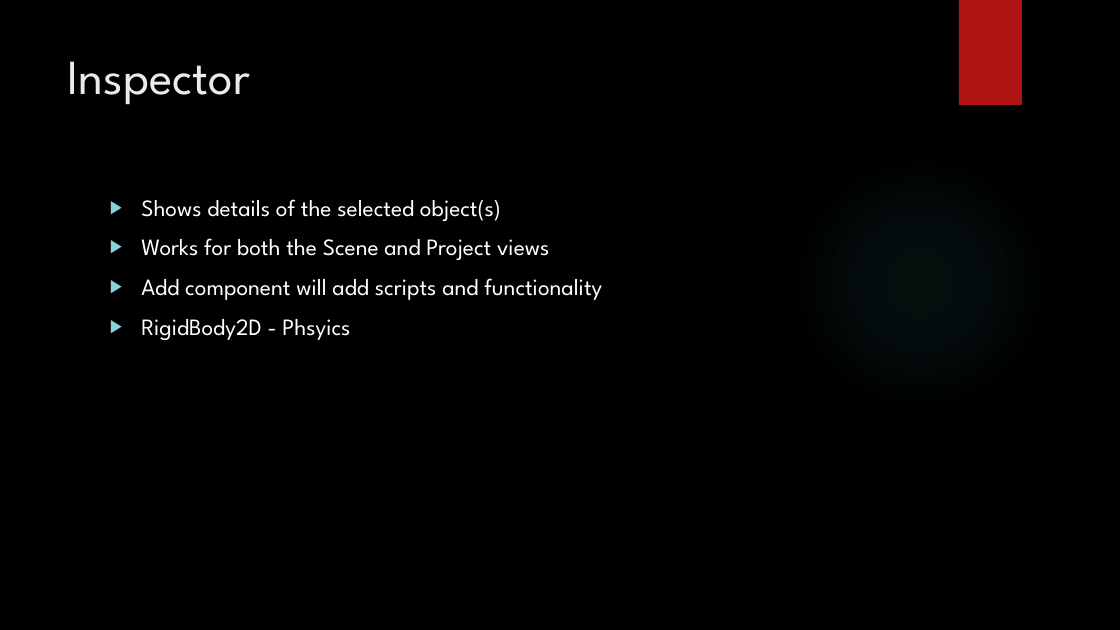
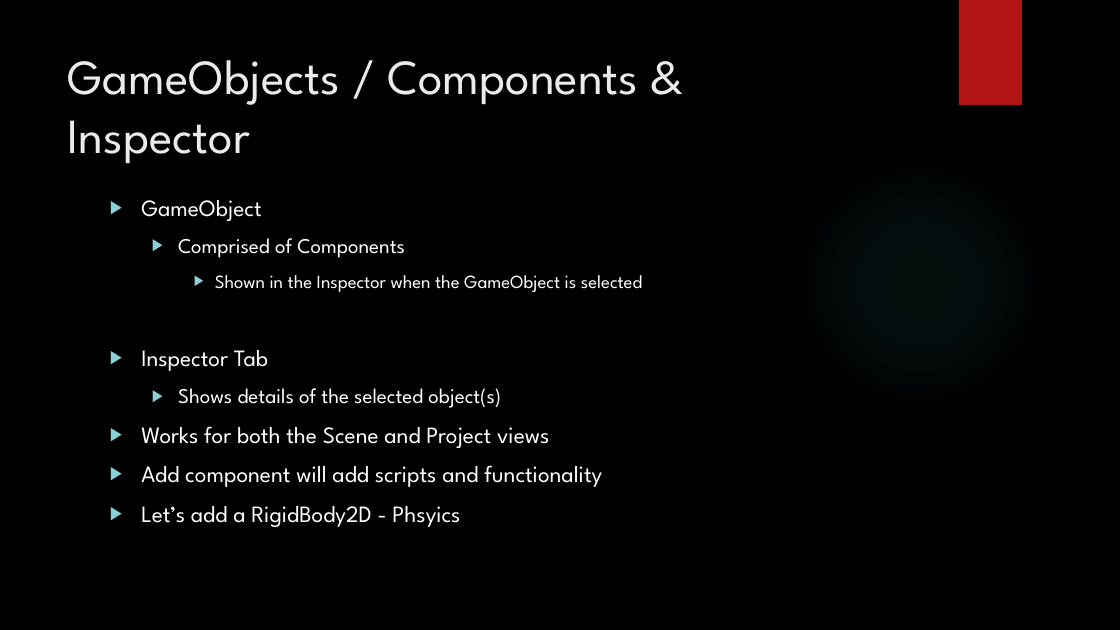
Before and after one commit to jweimann/Demos, a slide deck: slide 9 of Presentations/Intro to Unity.pptx. Drawn at 1120x630 pixels with LibreOffice and Linux fonts; fonts in the diff are those of the drawing; background and template pictures are left out. Boxes give left, top, right and bottom in pixels: in the first picture for what was removed or moved away, otherwise in the second. Text is boxed around its words. In the diff, an @@ line names an element or a change of style, - is before the commit and + after.

Commit message:
PPT Updates

```diff
--- a/Presentations/Intro to Unity.pptx
+++ b/Presentations/Intro to Unity.pptx
@@ title at (68,60,638,164): text changed @@
-Inspector
+GameObjects / Components &
+Inspector
@@ text at (141,200,642,371): paragraphs added @@
+▶ GameObject
+  ▶ Comprised of Components
+    ▶ Shown in the Inspector when the GameObject is selected
+▶ Inspector Tab
@@ text at (178,388,501,408): size 20 to 18 pt in "Shows details of the selected object(s)"; list level 1 to 2 in "Shows details of the selected ..." @@
@@ text at (141,506,460,527): text changed @@
-▶ RigidBody2D - Phsyics
+▶ Let’s add a RigidBody2D - Phsyics
```
Also in this commit, not shown: 10 other files.
